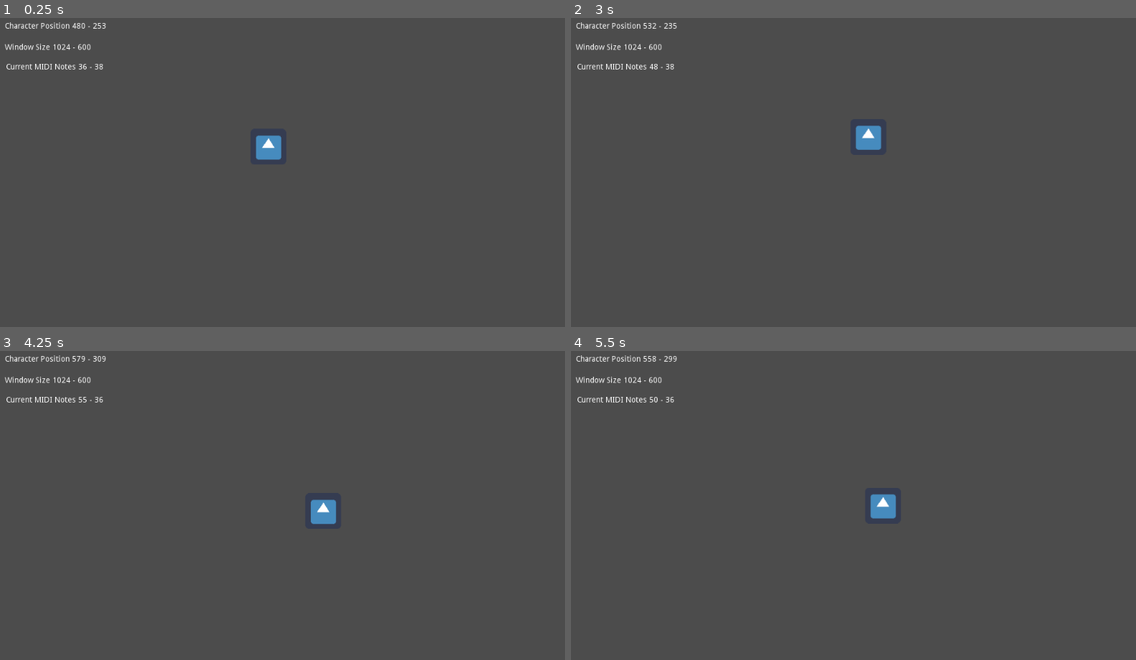
Above: before the commit, frames 1-4 (two rows, left to right).
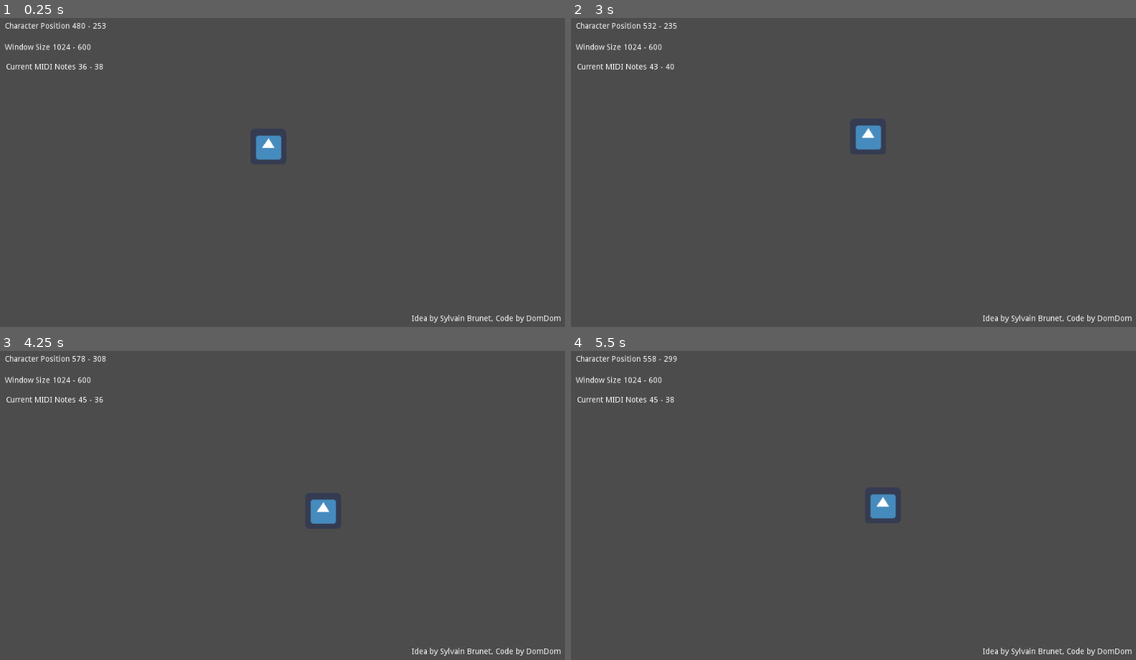
Above: after the commit, the same moments.

Repository: DomDumont/MusicExperiment
Game: Godot game, scene res://MainNode.tscn
Two runs of this game, one before a commit and one after it. Both use one fixed random seed, a clock stepped at 60 frames per second and the inputs below. The engine's default icon, where the game draws it, is replaced by a stand-in: a white triangle on a blue panel in a dark square.
Inputs (mouse positions are in pixels of both pictures, inside the frame that each line leads up to):
- Up to frame 1 (0.25 s): no input
- Up to frame 2 (3 s): move the mouse to (983, 157) at 0.52 s; press the mouse at (983, 157) at 0.53 s; move the mouse to (740, 191) at 1.27 s; release the mouse at (740, 191) at 1.28 s; click (740, 191) at 1.35 s; move the mouse to (915, 98) at 2.02 s; press the mouse at (915, 98) at 2.03 s; move the mouse to (830, 240) at 2.77 s; release the mouse at (830, 240) at 2.78 s; click (830, 240) at 2.85 s
- Up to frame 3 (4.25 s): move the mouse to (457, 554) at 3.52 s; press the mouse at (457, 554) at 3.53 s
- Up to frame 4 (5.5 s): move the mouse to (684, 456) at 4.27 s; release the mouse at (684, 456) at 4.28 s; click (684, 456) at 4.35 s; move the mouse to (887, 505) at 5.02 s; press the mouse at (887, 505) at 5.03 s

The runs differ from the first frame. In frame 1, 0.3% of the frame differs, in the area x 72-100%, y 96-99%; in frame 2, 0.3%; in frame 3, 0.3%, in the area x 13-100%, y 1-99%; in frame 4, 0.3%.

Commit message:
ça marchotte

Diff:
--- a/MainNode.gd
+++ b/MainNode.gd
@@ -10,6 +10,7 @@
 var old_position = Vector2(0,0)
 var current_position_in_scale = Vector2(0,0)
 var current_midi_note = Vector2(0,0)
+var old_midi_note = Vector2(0,0)
 
 
 # Called when the node enters the scene tree for the first time.
@@ -25,8 +26,18 @@
 
 
 func _on_Timer_timeout():
-	# $AudioStreamPlayer/Multisampler.play_note("D")
-	pass
+	var calculator: NoteValueCalculator = get_node("/root/NoteValue")
+
+	if current_midi_note.x != old_midi_note.x :
+		old_midi_note.x = current_midi_note.x
+		var name = calculator.get_note_name(current_midi_note.x )
+		var octave = calculator.get_note_octave(current_midi_note.x )
+		$AudioStreamPlayer/Multisampler.play_note(name,octave)
+	if current_midi_note.y != old_midi_note.y :
+		old_midi_note.y = current_midi_note.y
+		var name = calculator.get_note_name(current_midi_note.y )
+		var octave = calculator.get_note_octave(current_midi_note.y)
+		$AudioStreamPlayer/Multisampler.play_note(name,octave)
 
 func FilterCurrentNote(note,scale):
 	var noteInOctave = note % 12;
@@ -40,8 +51,8 @@
 	pass
 
 func HandleMouseMove():
-	var stepY = floor(get_viewport().get_visible_rect().size.x / full_scale_penta.size())
-	var stepX = floor(get_viewport().get_visible_rect().size.y / full_scale_penta.size())
+	var stepX = floor(get_viewport().get_visible_rect().size.x / full_scale_penta.size())
+	var stepY = floor(get_viewport().get_visible_rect().size.y / full_scale_penta.size())
 	var  oldCase = Vector2(floor(old_position.x / stepX),floor(old_position.y / stepY))
 	var  newCase = Vector2(floor($Character.get_position().x / stepX),floor($Character.get_position().y / stepY))
 
--- a/MainNode.tscn
+++ b/MainNode.tscn
@@ -265,4 +265,15 @@
 "_edit_use_anchors_": false
 }
 
+[node name="LabelMIDINote2" type="Label" parent="."]
+margin_left = 737.47
+margin_top = 553.677
+margin_right = 1004.47
+margin_bottom = 584.677
+text = "Idea by Sylvain Brunet, Code by DomDom
+"
+__meta__ = {
+"_edit_use_anchors_": false
+}
+
 [connection signal="timeout" from="Timer" to="." method="_on_Timer_timeout"]
--- a/project.godot
+++ b/project.godot
@@ -46,6 +46,11 @@
 
 NoteValue="*res://addons/SimpleSampler/note_value.gd"
 
+[display]
+
+window/stretch/mode="viewport"
+window/stretch/aspect="keep"
+
 [editor_plugins]
 
 enabled=PoolStringArray( "res://addons/SimpleSampler/plugin.cfg" )
